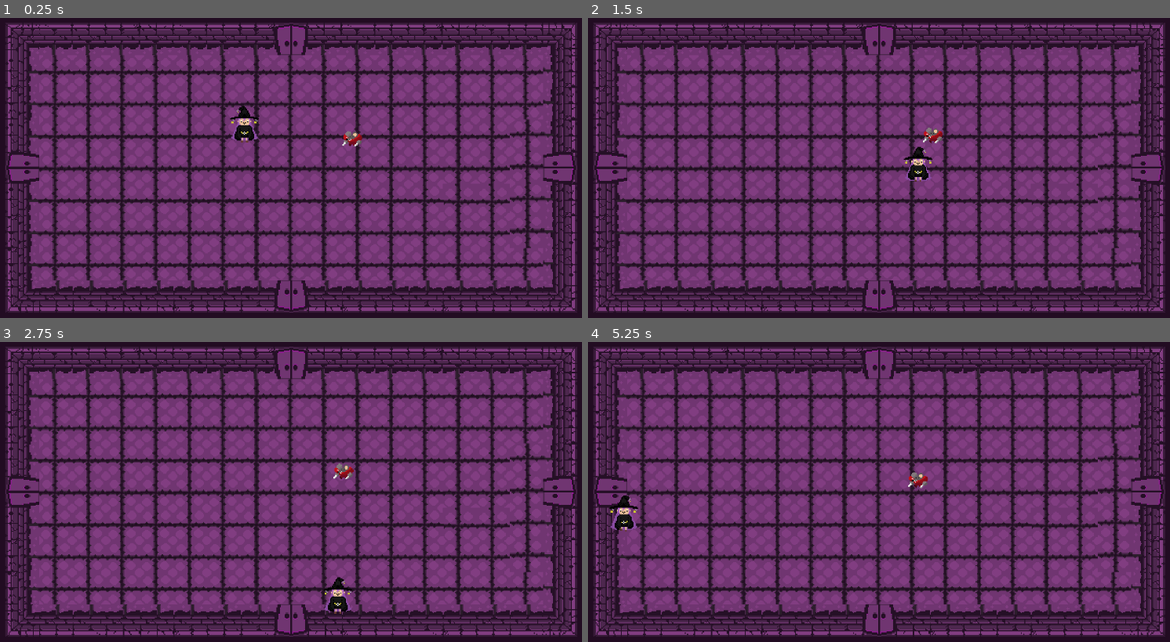
Above: before the commit, frames 1-4 (two rows, left to right).
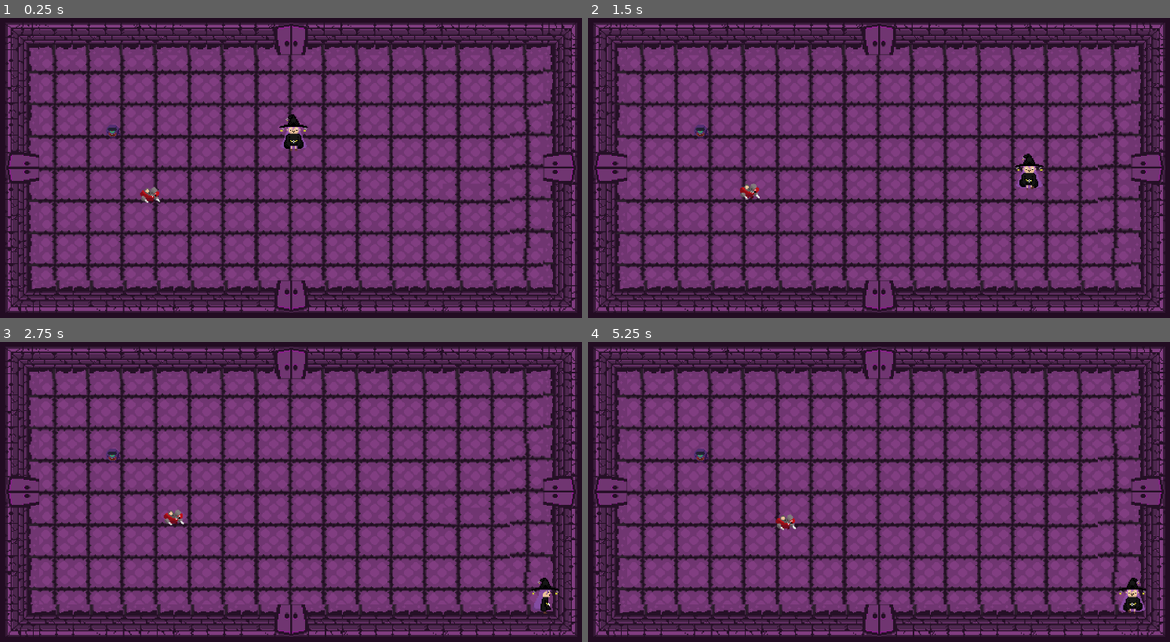
Above: after the commit, the same moments.

Repository: DeathPandaHD/Loop_Dungeon
Game: Godot game, scene res://Levels/Test Room.tscn
The game is run twice, just before and just after one commit, with the same random seed, the same clock (stepped at 60 frames per second) and the same inputs.
Inputs:
- Up to frame 1 (0.25 s): no input
- Up to frame 2 (1.5 s): hold D (movement_right) 0.53-1.28 s; hold S (movement_down) from 1.28 s (still down)
- Up to frame 3 (2.75 s): release S (movement_down) at 2.03 s; hold D (movement_right) from 2.03 s (still down)
- Up to frame 4 (5.25 s): release D (movement_right) at 2.78 s; hold W (movement_up) 2.78-3.53 s; hold A (movement_left) 3.53-5.03 s; hold S (movement_down) from 5.03 s (still down)

The runs differ from the first frame. In frame 1, 1.0% of the frame differs, in the area x 18-63%, y 29-62%; in frame 2, 1.0%; in frame 3, 0.9%; in frame 4, 1.0%, in the area x 3-96%, y 35-91%.

Commit message:
fixed entity base scene to have hit and hurt boxes and fixed detection

Diff:
--- a/dungeon-game/Enemy/enemy_assrat.tscn
+++ b/dungeon-game/Enemy/enemy_assrat.tscn
@@ -1,12 +1,16 @@
-[gd_scene load_steps=6 format=3 uid="uid://couwl5ufthuij"]
+[gd_scene load_steps=7 format=3 uid="uid://couwl5ufthuij"]
 
 [ext_resource type="PackedScene" uid="uid://6jax1aohw5vj" path="res://Utilities/entities/Enemybase.tscn" id="1_j7sqk"]
 [ext_resource type="Script" uid="uid://davpil05xgd2y" path="res://Enemy/enemy_assrat.gd" id="2_i1fak"]
 [ext_resource type="Texture2D" uid="uid://bphrlyunli0uu" path="res://Textures/Enemies-Texture/Assrat.png" id="3_i1fak"]
-[ext_resource type="PackedScene" uid="uid://cgjqwdt66mdxm" path="res://Utilities/hit_box.tscn" id="4_kywfv"]
 
 [sub_resource type="CapsuleShape2D" id="CapsuleShape2D_qbsmd"]
 height = 24.0
+
+[sub_resource type="CircleShape2D" id="CircleShape2D_i1fak"]
+radius = 13.0164
+
+[sub_resource type="CircleShape2D" id="CircleShape2D_qbsmd"]
 
 [node name="enemy_Assrat" instance=ExtResource("1_j7sqk")]
 scale = Vector2(1.385, 1.385)
@@ -23,21 +27,21 @@
 position = Vector2(0, 4)
 shape = SubResource("CapsuleShape2D_qbsmd")
 
-[node name="Hit_box" parent="." index="3" instance=ExtResource("4_kywfv")]
-position = Vector2(0, 2.16606)
+[node name="Hit_box" parent="." index="3"]
 collision_layer = 4
-collision_mask = 2
-damage = 50
+collision_mask = 8
 
 [node name="CollisionShape2D" parent="Hit_box" index="0"]
-position = Vector2(0, 0.722022)
+position = Vector2(-0.722022, 3.61011)
+shape = SubResource("CircleShape2D_i1fak")
 
 [node name="Hurt_box" parent="." index="4"]
 collision_layer = 4
-collision_mask = 8
+collision_mask = 2
 
 [node name="CollisionShape2D" parent="Hurt_box" index="0"]
-position = Vector2(0, 2.16606)
+position = Vector2(0, 5.05415)
+shape = SubResource("CircleShape2D_qbsmd")
 
 [editable path="Hit_box"]
 [editable path="Hurt_box"]
--- /dev/null
+++ b/dungeon-game/Enemy/molemonster.tscn
@@ -0,0 +1,45 @@
+[gd_scene load_steps=6 format=3 uid="uid://d3l4vtj72r273"]
+
+[ext_resource type="PackedScene" uid="uid://6jax1aohw5vj" path="res://Utilities/entities/Enemybase.tscn" id="1_2a8bu"]
+[ext_resource type="Texture2D" uid="uid://dccj1t08w2nde" path="res://Textures/Enemies-Texture/Cyclops.png" id="2_6xwaw"]
+
+[sub_resource type="CircleShape2D" id="CircleShape2D_nx1es"]
+radius = 12.0416
+
+[sub_resource type="CircleShape2D" id="CircleShape2D_3updv"]
+radius = 14.0357
+
+[sub_resource type="CircleShape2D" id="CircleShape2D_3lmqx"]
+radius = 15.0
+
+[node name="Molemonster" instance=ExtResource("1_2a8bu")]
+collision_layer = 4
+collision_mask = 7
+
+[node name="Sprite2D" parent="." index="0"]
+texture_filter = 1
+texture = ExtResource("2_6xwaw")
+hframes = 2
+
+[node name="CollisionShape2D" parent="." index="1"]
+position = Vector2(-1, -2)
+shape = SubResource("CircleShape2D_nx1es")
+
+[node name="Hit_box" parent="." index="3"]
+collision_layer = 4
+collision_mask = 2
+
+[node name="CollisionShape2D" parent="Hit_box" index="0"]
+position = Vector2(-1, -2)
+shape = SubResource("CircleShape2D_3updv")
+
+[node name="Hurt_box" parent="." index="4"]
+collision_layer = 4
+collision_mask = 8
+
+[node name="CollisionShape2D" parent="Hurt_box" index="0"]
+position = Vector2(0, -2)
+shape = SubResource("CircleShape2D_3lmqx")
+
+[editable path="Hit_box"]
+[editable path="Hurt_box"]
--- a/dungeon-game/Levels/Test Room.tscn
+++ b/dungeon-game/Levels/Test Room.tscn
@@ -1,10 +1,11 @@
-[gd_scene load_steps=9 format=4 uid="uid://ddhqab5k68b3p"]
+[gd_scene load_steps=10 format=4 uid="uid://ddhqab5k68b3p"]
 
 [ext_resource type="Texture2D" uid="uid://c1sg44duem0p" path="res://Textures/Tilemap-Texture/Temp Tilemap/Map01.png" id="1_3jqqs"]
 [ext_resource type="Texture2D" uid="uid://co4qv7mpvfhi1" path="res://Textures/Tilemap-Texture/Floor Tilemaps/lowest_floors_tileset_1.png" id="2_o1cuu"]
 [ext_resource type="Texture2D" uid="uid://cgheviumtyhbh" path="res://Textures/UI-Texture/Pixel Heart Sprite Sheet 16x16.png" id="4_epbeg"]
 [ext_resource type="PackedScene" uid="uid://c5u8jtl7qyrag" path="res://Player/player_mirai.tscn" id="4_kdumj"]
 [ext_resource type="PackedScene" uid="uid://couwl5ufthuij" path="res://Enemy/enemy_assrat.tscn" id="5_kdumj"]
+[ext_resource type="PackedScene" uid="uid://6a3sdhveh6ha" path="res://Enemy/molemonster.tscn" id="5_w6ms7"]
 
 [sub_resource type="TileSetAtlasSource" id="TileSetAtlasSource_y4156"]
 texture = ExtResource("1_3jqqs")
@@ -228,11 +229,13 @@
 texture = ExtResource("4_epbeg")
 expand_mode = 2
 
+[node name="Enemys" type="Node" parent="."]
+
+[node name="enemy_Assrat" parent="Enemys" instance=ExtResource("5_kdumj")]
+position = Vector2(357, 411)
+
+[node name="Enemybase" parent="Enemys" instance=ExtResource("5_w6ms7")]
+position = Vector2(287, 287)
+
 [node name="Player_Mirai" parent="." instance=ExtResource("4_kdumj")]
-collision_layer = 1
-hp = 100
-
-[node name="Enemys" type="Node" parent="."]
-
-[node name="enemy_Assrat" parent="Enemys" instance=ExtResource("5_kdumj")]
-position = Vector2(779, 295)
+position = Vector2(46.8384, 8.29268)
--- a/dungeon-game/Player/player_mirai.tscn
+++ b/dungeon-game/Player/player_mirai.tscn
@@ -112,6 +112,8 @@
 &"Walk_up": SubResource("Animation_0gsqq")
 }
 
+[sub_resource type="CapsuleShape2D" id="CapsuleShape2D_52yw7"]
+
 [node name="Player_Mirai" instance=ExtResource("1_3lch6")]
 move_speed = 120.0
 
@@ -133,9 +135,16 @@
 [node name="animation system" type="Node" parent="." index="3"]
 script = ExtResource("3_rcv0h")
 
-[node name="Hurt_box" parent="." index="4"]
-position = Vector2(1, 8)
+[node name="CollisionShape2D" parent="Hit_box" index="0"]
+position = Vector2(0, 9)
+
+[node name="Hurt_box" parent="." index="5"]
 collision_layer = 2
 collision_mask = 4
 
+[node name="CollisionShape2D" parent="Hurt_box" index="0"]
+position = Vector2(1, 9)
+shape = SubResource("CapsuleShape2D_52yw7")
+
+[editable path="Hit_box"]
 [editable path="Hurt_box"]
--- a/dungeon-game/Utilities/entities/entityBase.tscn
+++ b/dungeon-game/Utilities/entities/entityBase.tscn
@@ -1,6 +1,7 @@
-[gd_scene load_steps=3 format=3 uid="uid://bi0441r5vuhdg"]
+[gd_scene load_steps=4 format=3 uid="uid://bi0441r5vuhdg"]
 
 [ext_resource type="Script" uid="uid://txn0dclmmdva" path="res://Utilities/entities/entitybase.gd" id="1_wm20p"]
+[ext_resource type="PackedScene" uid="uid://cgjqwdt66mdxm" path="res://Utilities/hit_box.tscn" id="2_uarxa"]
 [ext_resource type="PackedScene" uid="uid://cswohpshqxvix" path="res://Utilities/hurt_box.tscn" id="3_d5byr"]
 
 [node name="EntityBase" type="CharacterBody2D"]
@@ -12,10 +13,11 @@
 
 [node name="AnimationPlayer" type="AnimationPlayer" parent="."]
 
+[node name="Hit_box" parent="." instance=ExtResource("2_uarxa")]
+
 [node name="Hurt_box" parent="." instance=ExtResource("3_d5byr")]
-collision_layer = 0
-collision_mask = 0
 
 [connection signal="area_entered" from="Hurt_box" to="." method="_on_hurt_box_area_entered"]
 
+[editable path="Hit_box"]
 [editable path="Hurt_box"]
--- a/dungeon-game/Utilities/entities/entitybase.gd
+++ b/dungeon-game/Utilities/entities/entitybase.gd
@@ -1,5 +1,5 @@
 extends CharacterBody2D
-signal hp_changed(new_hp)
+signal hp_changed()
 @export var move_speed = 20.0
 @export var hp_max = 100
 @export var hp = hp_max
--- a/dungeon-game/Utilities/hit_box.tscn
+++ b/dungeon-game/Utilities/hit_box.tscn
@@ -1,14 +1,9 @@
-[gd_scene load_steps=3 format=3 uid="uid://cgjqwdt66mdxm"]
+[gd_scene load_steps=2 format=3 uid="uid://cgjqwdt66mdxm"]
 
 [ext_resource type="Script" uid="uid://df478vs53cr8t" path="res://Utilities/hit_box.gd" id="1_u28m0"]
 
-[sub_resource type="CapsuleShape2D" id="CapsuleShape2D_u28m0"]
-radius = 12.0
-
 [node name="Hit_box" type="Area2D"]
-monitoring = false
 script = ExtResource("1_u28m0")
 
 [node name="CollisionShape2D" type="CollisionShape2D" parent="."]
-shape = SubResource("CapsuleShape2D_u28m0")
 debug_color = Color(0.248398, 0.635657, 0, 0.42)
--- a/dungeon-game/Utilities/hurt_box.tscn
+++ b/dungeon-game/Utilities/hurt_box.tscn
@@ -1,12 +1,7 @@
-[gd_scene load_steps=2 format=3 uid="uid://cswohpshqxvix"]
-
-[sub_resource type="CapsuleShape2D" id="CapsuleShape2D_7ql65"]
-radius = 9.0
-height = 32.0
+[gd_scene format=3 uid="uid://cswohpshqxvix"]
 
 [node name="Hurt_box" type="Area2D"]
 monitorable = false
 
 [node name="CollisionShape2D" type="CollisionShape2D" parent="."]
-shape = SubResource("CapsuleShape2D_7ql65")
 debug_color = Color(0.995998, 0, 0.195104, 0.42)
Not shown: 1 places in dungeon-game/Player/player_mirai.tscn that only renumber resources
